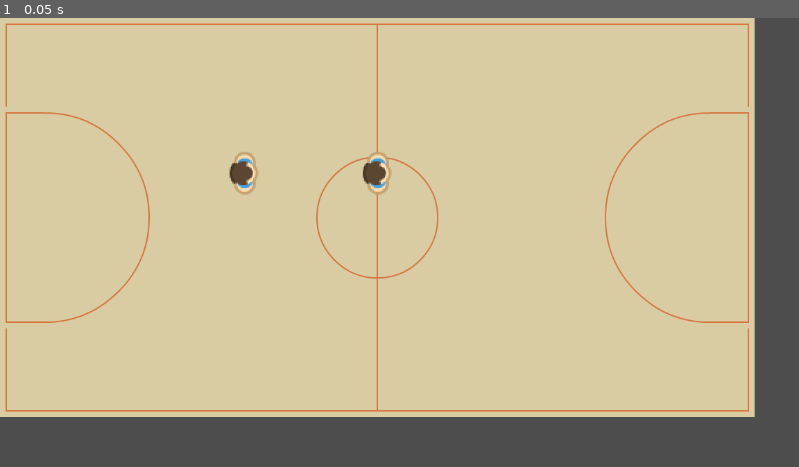
Above: before the commit, frame 1.
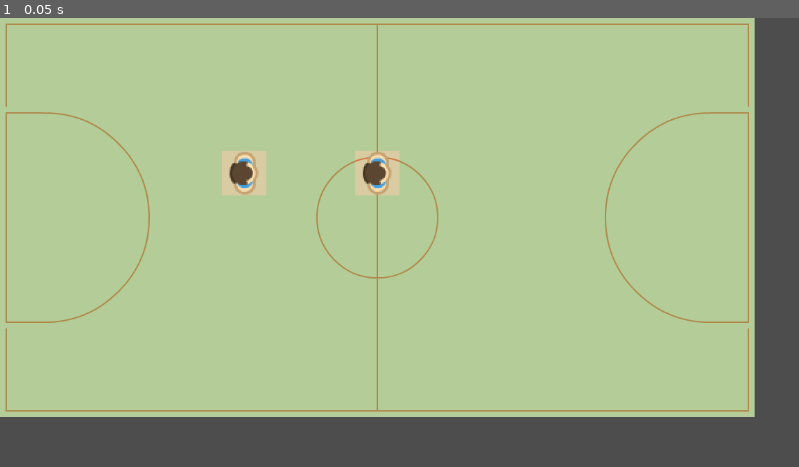
Above: after the commit, the same moment.

Repository: Cafeko/Basquete_RPG
Game: Godot game, scene res://Cenas/Main.tscn
Same seed, same stepped clock (60 frames per second), same inputs: the game is played once before the commit and once after it.
Inputs:
- Up to frame 1 (0.05 s): no input

The runs differ from the first frame. In frame 1, 83% of the frame differs, in the area x 0-95%, y 0-89%.

Commit message:
Projeto organizado e nova maquina de estados

Diff:
--- /dev/null
+++ b/Basquete_RPG_Godot/Cenas/Controlador.tscn
@@ -0,0 +1,27 @@
+[gd_scene load_steps=7 format=3 uid="uid://bfymvsxinjbns"]
+
+[ext_resource type="Script" path="res://Scripts/controlador.gd" id="1_0xusn"]
+[ext_resource type="Script" path="res://Scripts/Estados/maquina_estados.gd" id="2_1oy8w"]
+[ext_resource type="Script" path="res://Scripts/Estados/estado_seleciona_jogador.gd" id="3_1q2ex"]
+[ext_resource type="Script" path="res://Scripts/Estados/estado_escolhe_acao.gd" id="4_3sx0l"]
+[ext_resource type="Script" path="res://Scripts/Estados/estado_mover_jogador.gd" id="5_fcnjn"]
+[ext_resource type="Script" path="res://Scripts/Estados/estado_fazendo_acao.gd" id="6_b0dy8"]
+
+[node name="Controlador" type="Node2D"]
+script = ExtResource("1_0xusn")
+
+[node name="MaquinaEstados" type="Node" parent="." node_paths=PackedStringArray("primeiro_estado")]
+script = ExtResource("2_1oy8w")
+primeiro_estado = NodePath("SelecionaJogador")
+
+[node name="SelecionaJogador" type="Node" parent="MaquinaEstados"]
+script = ExtResource("3_1q2ex")
+
+[node name="EscolheAcao" type="Node" parent="MaquinaEstados"]
+script = ExtResource("4_3sx0l")
+
+[node name="MoverJogador" type="Node" parent="MaquinaEstados"]
+script = ExtResource("5_fcnjn")
+
+[node name="FazendoAcao" type="Node" parent="MaquinaEstados"]
+script = ExtResource("6_b0dy8")
--- a/Basquete_RPG_Godot/Cenas/Main.tscn
+++ b/Basquete_RPG_Godot/Cenas/Main.tscn
@@ -1,16 +1,13 @@
-[gd_scene load_steps=6 format=3 uid="uid://dovcj2aiyhwuk"]
+[gd_scene load_steps=5 format=3 uid="uid://dovcj2aiyhwuk"]
 
 [ext_resource type="PackedScene" uid="uid://mjyhv5fjm7fc" path="res://Cenas/Quadra.tscn" id="1_8wqro"]
-[ext_resource type="Script" path="res://Scripts/main.gd" id="1_abvwx"]
-[ext_resource type="Script" path="res://Scripts/controlador.gd" id="2_xs6dn"]
+[ext_resource type="PackedScene" uid="uid://bfymvsxinjbns" path="res://Cenas/Controlador.tscn" id="1_wjbi7"]
 [ext_resource type="PackedScene" uid="uid://brudnwsbxiwbb" path="res://Cenas/jogador.tscn" id="3_s0nbf"]
 [ext_resource type="PackedScene" uid="uid://cwfuoqq5vmp0g" path="res://Cenas/UI.tscn" id="5_en28u"]
 
 [node name="Main" type="Node"]
-script = ExtResource("1_abvwx")
 
-[node name="Controlador" type="Node2D" parent="."]
-script = ExtResource("2_xs6dn")
+[node name="Controlador" parent="." instance=ExtResource("1_wjbi7")]
 
 [node name="Quadra" parent="." instance=ExtResource("1_8wqro")]
 
--- a/Basquete_RPG_Godot/Cenas/Quadra.tscn
+++ b/Basquete_RPG_Godot/Cenas/Quadra.tscn
@@ -237,6 +237,5 @@
 layer_0/name = "Chao"
 layer_0/tile_data = PackedInt32Array(65537, 1, 0, 131073, 589825, 7, 196609, 1, 0, 262145, 1, 0, 327681, 1, 0, 393217,  …(2355 unchanged characters)…
 layer_1/name = "Navegacao"
-layer_1/enabled = false
 layer_1/modulate = Color(1, 1, 1, 0.223529)
 layer_1/tile_data = PackedInt32Array()
--- a/Basquete_RPG_Godot/Cenas/jogador.tscn
+++ b/Basquete_RPG_Godot/Cenas/jogador.tscn
@@ -1,8 +1,10 @@
-[gd_scene load_steps=5 format=3 uid="uid://brudnwsbxiwbb"]
+[gd_scene load_steps=7 format=3 uid="uid://brudnwsbxiwbb"]
 
 [ext_resource type="Texture2D" uid="uid://kvxxsjm5j4jb" path="res://Assets/PNG/Blue/characterBlue (8).png" id="1_5q6r0"]
 [ext_resource type="Script" path="res://Scripts/jogador.gd" id="1_8s316"]
-[ext_resource type="Script" path="res://Scripts/acao_mover.gd" id="3_bopac"]
+[ext_resource type="Script" path="res://Scripts/Acoes/acoes.gd" id="3_b3cyp"]
+[ext_resource type="Script" path="res://Scripts/Acoes/acao.gd" id="4_p5qyd"]
+[ext_resource type="Script" path="res://Scripts/Acoes/acao_mover.gd" id="5_a256m"]
 
 [sub_resource type="RectangleShape2D" id="RectangleShape2D_laouc"]
 size = Vector2(64, 64)
@@ -17,7 +19,14 @@
 scale = Vector2(2, 2)
 texture = ExtResource("1_5q6r0")
 
-[node name="Mover" type="Node" parent="." node_paths=PackedStringArray("corpo")]
-script = ExtResource("3_bopac")
-corpo = NodePath("..")
+[node name="Acoes" type="Node" parent="." node_paths=PackedStringArray("primeira_acao")]
+script = ExtResource("3_b3cyp")
+primeira_acao = NodePath("Parado")
+
+[node name="Parado" type="Node" parent="Acoes"]
+script = ExtResource("4_p5qyd")
+
+[node name="Mover" type="Node" parent="Acoes" node_paths=PackedStringArray("corpo")]
+script = ExtResource("5_a256m")
+corpo = NodePath("../..")
 velocidade = 150.0
--- /dev/null
+++ b/Basquete_RPG_Godot/Scripts/Acoes/acao.gd
@@ -0,0 +1,19 @@
+# -<acao>----------------------------------------------------------------------------------------- #
+# Usado como base para criar as ações; não faz nada sozinho.
+# ------------------------------------------------------------------------------------------------ #
+extends Node
+class_name Acao
+
+signal fim
+
+# Usado para preparar a ação antes de começar a executar ela.
+func faze_de_preparacao(_info : Array):
+	pass
+
+# Usado para fazer a ação acontecer (é chamado constantemente).
+func executando(_delta):
+	pass
+
+# Usado pra após o fim da ação para resetar as variaveis.
+func Finalizacao():
+	pass
--- /dev/null
+++ b/Basquete_RPG_Godot/Scripts/Acoes/acao_mover.gd
@@ -0,0 +1,45 @@
+# -<acao_mover>----------------------------------------------------------------------------------- #
+# Move o corpo por um caminho que foi passado na faze_de_preparacao.
+# ------------------------------------------------------------------------------------------------ #
+extends Acao
+
+# Variaveis:
+# - Necessarias
+@export var corpo : Jogador
+var caminho : Array[Vector2i]
+
+# - Internas
+@export var velocidade : float = 100
+var proximo_tile : Vector2i
+var proxima_cord : Vector2
+var deu_passo : bool = true
+
+# Usado para preparar a ação antes de começar a executar ela.
+func faze_de_preparacao(info : Array):
+	# Recebe o caminho que deve seguir.
+	caminho = info[0]
+
+# Usado para fazer a ação acontecer (é chamado constantemente).
+func executando(delta):
+	if not caminho.is_empty():
+		# Se tiver chegado em um tile, vai pegar a cordenada global do proximo tile.
+		if deu_passo:
+			deu_passo = false
+			proximo_tile = caminho.front()
+			proxima_cord = Global.quadra.tile_para_cord(proximo_tile)
+		# Move o corpo para a proxima cordenada.
+		corpo.global_position = corpo.global_position.move_toward(proxima_cord, delta * velocidade)
+		# Quando o corpo chegar na proxima cordenada remove o tile do caminho.
+		if corpo.global_position == proxima_cord:
+			deu_passo = true
+			caminho.pop_front()
+	# Quando não tiver mais nada no caminho emite o sinal "fim".
+	else:
+		fim.emit()
+
+# Usado pra após o fim da ação para resetar as variaveis.
+func finalizacao():
+	caminho = []
+	proximo_tile = Vector2i.ZERO
+	proxima_cord = Vector2 .ZERO
+	deu_passo = true
--- /dev/null
+++ b/Basquete_RPG_Godot/Scripts/Acoes/acoes.gd
@@ -0,0 +1,21 @@
+# -<acoes>---------------------------------------------------------------------------------------- #
+# Nó que contem as ações, guardando elas em um dicionario.
+# ------------------------------------------------------------------------------------------------ #
+extends Node
+
+@export var primeira_acao : Acao
+
+var acoes_dict : Dictionary
+
+func _ready():
+	# Pega todos os filhos que são "Acao" e coloca eles em um dicionario onde a chave é seu nome.
+	for acao in get_children():
+		if acao is Acao:
+			var nome = acao.name
+			acoes_dict[nome] = acao
+
+func get_primeira_acao():
+	return primeira_acao
+
+func get_acoes_dict():
+	return acoes_dict
--- /dev/null
+++ b/Basquete_RPG_Godot/Scripts/Estados/estado.gd
@@ -0,0 +1,23 @@
+# -<estado>--------------------------------------------------------------------------------------- #
+# Base para criar um estado; não faz nada sozinho.
+# ------------------------------------------------------------------------------------------------ #
+extends Node
+class_name Estado
+
+signal muda_estado
+
+# Executada quando o controlador for inicializado.
+func controlador_pronto():
+	pass
+
+# Executado quando entra no estado.
+func entrando():
+	pass
+
+# Executando enquanto está no estado.
+func executando():
+	pass
+
+# Executado ao sair do estado
+func saindo():
+	pass
--- /dev/null
+++ b/Basquete_RPG_Godot/Scripts/Estados/estado_escolhe_acao.gd
@@ -0,0 +1,20 @@
+extends Estado
+
+# Executada quando o controlador for inicializado.
+func controlador_pronto():
+	Global.acao_escolhida.connect(on_acao_escolhida)
+
+# Executado quando entra no estado.
+func entrando():
+	# Deixa o menu de escolher ação visivel.
+	Global.ui.visible = true
+
+# Executado ao sair do estado
+func saindo():
+	# Deixa o menu de escolher ação invisivel.
+	Global.ui.visible = false
+
+# Muda o estado de acordo com a ação escolhida no menu de ações.
+func on_acao_escolhida(acao : String):
+	if acao == "Mover":
+		muda_estado.emit(self.name, "MoverJogador")
--- /dev/null
+++ b/Basquete_RPG_Godot/Scripts/Estados/estado_fazendo_acao.gd
@@ -0,0 +1,8 @@
+extends Estado
+
+# Executada quando o controlador for inicializado.
+func controlador_pronto():
+	Global.controlador.acabou_acao.connect(on_acabou_acao)
+
+func on_acabou_acao():
+	muda_estado.emit(self.name, "SelecionaJogador")
--- /dev/null
+++ b/Basquete_RPG_Godot/Scripts/Estados/estado_mover_jogador.gd
@@ -0,0 +1,13 @@
+extends Estado
+
+# Executando enquanto está no estado.
+func executando():
+	# Ao precionar o botão esquerdo do mouse: Cria um caminho entre o jogador_selecionado e o tile
+	# que estava na posição do mouse e faz o jogador começar a percorrer esse caminho.
+	if Input.is_action_just_pressed("mouse_esq"):
+		var posicao_mouse = Global.controlador.get_global_mouse_position()
+		var jogador = Global.controlador.get_jogador_selecionado()
+		var caminho = Global.quadra.cria_caminho(jogador.global_position, posicao_mouse)
+		Global.controlador.conectar_acao_fim()
+		jogador.comeca_mover(caminho)
+		muda_estado.emit(self.name, "FazendoAcao")
--- /dev/null
+++ b/Basquete_RPG_Godot/Scripts/Estados/estado_seleciona_jogador.gd
@@ -0,0 +1,12 @@
+extends Estado
+
+# Executando enquanto está no estado.
+func executando():
+	# Ao precionar o botão esquerdo do mouse: verifica se tem um Jogador na posição global do mouse
+	# muda o estado para ESCOLHE_ACAO se sim.
+	if Input.is_action_just_pressed("mouse_esq"):
+		var posicao_mouse = Global.controlador.get_global_mouse_position()
+		var corpo = Global.controlador.verifica_ponto(posicao_mouse)
+		if corpo != null:
+			Global.controlador.set_jogador_selecionado(corpo)
+			muda_estado.emit(self.name, "EscolheAcao")
--- /dev/null
+++ b/Basquete_RPG_Godot/Scripts/Estados/maquina_estados.gd
@@ -0,0 +1,41 @@
+# -<maquina_estados>------------------------------------------------------------------------------ #
+# Guarda e gerencia os estados do jogo, fazendo a mudança de estado e executando o estado atual.
+# ------------------------------------------------------------------------------------------------ #
+extends Node
+
+@export var primeiro_estado : Estado
+
+var estados_dict : Dictionary
+var estado_atual : Estado
+
+func _ready():
+	# Adiciona os estados em um dicionario de estado para serem acessados pelo nome.
+	for estado in get_children():
+		if estado is Estado:
+			estados_dict[estado.name] = estado
+			estado.muda_estado.connect(on_muda_estado)
+	# Coloca o primeiro estado como o estado atual.
+	estado_atual = primeiro_estado
+
+func _process(delta):
+	# Fica executando o estado atual.
+	estado_atual.executando()
+
+# Muda o estado atual para um novo estado.
+func on_muda_estado(estado_nome : String, novo_estado_nome : String):
+	# Verifica se o estado que emitiu o sinal é o estado atual.
+	if estado_atual.name != estado_nome:
+		return
+	# Verifica se o novo estado existe.
+	if not novo_estado_nome in estados_dict.keys():
+		return
+	var novo_estado = estados_dict[novo_estado_nome]
+	# Faz a transição entre os estados.
+	estado_atual.saindo()
+	novo_estado.entrando()
+	estado_atual = novo_estado
+
+# Executa a função controlador pronto para todos os estados.
+func executar_controlador_pronto():
+	for estado in estados_dict.values():
+		estado.controlador_pronto()
--- a/Basquete_RPG_Godot/Scripts/acao.gd
+++ /dev/null
@@ -1,11 +0,0 @@
-extends Node
-class_name Acao
-
-func faze_de_preparacao(_info : Array):
-	pass
-
-func executando(_delta):
-	pass
-
-func Finalizacao():
-	pass
--- a/Basquete_RPG_Godot/Scripts/acao_mover.gd
+++ /dev/null
@@ -1,28 +0,0 @@
-extends Acao
-
-@export var corpo : Jogador
-@export var velocidade : float = 1
-
-var caminho : Array[Vector2i]
-var proximo_tile : Vector2i
-var proxima_cord : Vector2
-
-signal fim
-
-func faze_de_preparacao(info : Array):
-	caminho = info[0]
-
-func executando(delta):
-	if not caminho.is_empty():
-		proximo_tile = caminho.front()
-		proxima_cord = Global.quadra.tile_para_cord(proximo_tile)
-		corpo.global_position = corpo.global_position.move_toward(proxima_cord, delta * velocidade)
-		if corpo.global_position == proxima_cord:
-			caminho.pop_front()
-	else:
-		fim.emit()
-
-func finalizacao():
-	caminho = []
-	proximo_tile = Vector2i.ZERO
-	proxima_cord = Vector2 .ZERO
--- a/Basquete_RPG_Godot/Scripts/controlador.gd
+++ b/Basquete_RPG_Godot/Scripts/controlador.gd
@@ -1,25 +1,19 @@
+# -<ucontrolador>--------------------------------------------------------------------------------- #
+# Gerencia os estados do jogo e trata os inputs do usuario.
+# ------------------------------------------------------------------------------------------------ #
 extends Node2D
 
-var estado_atual : int
+@onready var maquina_estados = $MaquinaEstados
+
 var jogador_selecionado = null
 
-enum estados{SELECIONAR_JOGADOR, ESCOLHE_ACAO, MOVER_JOGADOR, ESPERA_ACAO}
+signal acabou_acao
 
 func _ready():
 	Global.controlador = self
-	estado_atual = estados.SELECIONAR_JOGADOR
+	maquina_estados.executar_controlador_pronto()
 
-func _physics_process(_delta):
-	match estado_atual:
-		estados.SELECIONAR_JOGADOR:
-			estado_seleciona_jogador()
-		estados.ESCOLHE_ACAO:
-			estado_escolhe_acao()
-		estados.MOVER_JOGADOR:
-			estado_mover_jogador()
-		estados.ESPERA_ACAO:
-			pass
-
+# Verifica se em um ponto/cordenada especifica tem algum corpo, o retornando se sim.
 func verifica_ponto(ponto : Vector2):
 	var space = get_world_2d().direct_space_state
 	var ponto_fisico : PhysicsPointQueryParameters2D = PhysicsPointQueryParameters2D.new()
@@ -31,25 +25,16 @@
 	else:
 		return null
 
-func estado_seleciona_jogador():
-	if Input.is_action_just_pressed("mouse_esq"):
-		var posicao_mouse = get_global_mouse_position()
-		jogador_selecionado = verifica_ponto(posicao_mouse)
-		if jogador_selecionado != null:
-			estado_atual = estados.ESCOLHE_ACAO
+func set_jogador_selecionado(jogador : Jogador):
+	jogador_selecionado = jogador
 
-func estado_escolhe_acao():
-	Global.ui.visible = true
+func get_jogador_selecionado():
+	return jogador_selecionado
 
-func estado_mover_jogador():
-	Global.ui.visible = false
-	if Input.is_action_just_pressed("mouse_esq"):
-		var posicao_mouse = get_global_mouse_position()
-		var caminho = Global.quadra.cria_caminho(jogador_selecionado.global_position, posicao_mouse)
-		jogador_selecionado.acao_fim.connect(on_acao_fim)
-		jogador_selecionado.comeca_mover(caminho)
-		estado_atual = estados.ESPERA_ACAO
+func conectar_acao_fim():
+	jogador_selecionado.acao_fim.connect(on_acao_fim)
 
+# Quando receber um sinal de que a ação acabou: desconecta o sinal e muda o estado atual.
 func on_acao_fim():
 	jogador_selecionado.acao_fim.disconnect(on_acao_fim)
-	estado_atual = estados.SELECIONAR_JOGADOR
+	acabou_acao.emit()
--- a/Basquete_RPG_Godot/Scripts/global.gd
+++ b/Basquete_RPG_Godot/Scripts/global.gd
@@ -1,5 +1,11 @@
+# -<global>--------------------------------------------------------------------------------------- #
+# Pode ser acessado por qualquer script, deixa mais facil de pegar a referencia de um script,
+# facilitando na comunicação entre eles.
+# ------------------------------------------------------------------------------------------------ #
 extends Node
 
 var controlador
 var quadra : Quadra
 var ui
+
+signal acao_escolhida
--- a/Basquete_RPG_Godot/Scripts/jogador.gd
+++ b/Basquete_RPG_Godot/Scripts/jogador.gd
@@ -1,29 +1,46 @@
+# -<jogador>-------------------------------------------------------------------------------------- #
+# Jogador controlado pelo player, faz as ações no jogo.
+# ------------------------------------------------------------------------------------------------ #
 extends CharacterBody2D
 class_name Jogador
 
-@onready var mover = $Mover
-
-var acao_atual = null
+var acoes : Dictionary
+var acao_atual : Acao = null
 
 signal acao_fim
 
 func _ready():
+	# Centraliza o jogador no tile.
+	self.global_position = Global.quadra.cordenada_centralizada(self.global_position)
+	# Deixa o tile que está como não navegavel.
 	var tile = Global.quadra.cord_para_tile(self.global_position)
 	Global.quadra.set_tile_nao_navegavel(tile)
-	self.global_position = Global.quadra.tile_para_cord(tile)
-	mover.fim.connect(fim_mover)
+	# Ações
+	acao_atual = get_node("Acoes").get_primeira_acao()
+	acoes = get_node("Acoes").get_acoes_dict()
+	# Conecta o sinal de fim.
+	acoes["Mover"].fim.connect(fim_mover)
 
 func _physics_process(delta):
-	if acao_atual != null:
-		acao_atual.executando(delta)
+	# Fica executando constantemente a ação atual.
+	acao_atual.executando(delta)
 
+# Começa a ação de Mover.
 func comeca_mover(caminho : Array[Vector2i]):
-	Global.quadra.set_tile_navegavel(Global.quadra.cord_para_tile(self.global_position))
-	acao_atual = mover
+	# Deixa o tile em que está no inicio do movimento como navegavel.
+	var tile_atual = Global.quadra.cord_para_tile(self.global_position)
+	Global.quadra.set_tile_navegavel(tile_atual)
+	# Prepara a acao_atual para ser a ação de "Mover".
+	acao_atual = acoes["Mover"]
 	acao_atual.faze_de_preparacao([caminho])
 
+# Dá um fim a ação de mover.
 func fim_mover():
-	Global.quadra.set_tile_nao_navegavel(Global.quadra.cord_para_tile(self.global_position))
+	# Deixa o tile em que está no fim do movimento como não navegavel.
+	var tile = Global.quadra.cord_para_tile(self.global_position)
+	Global.quadra.set_tile_nao_navegavel(tile)
+	# Finaliza a acao_atual e muda ela para a ação "Parado".
 	acao_atual.finalizacao()
-	acao_atual = null
+	acao_atual = acoes["Parado"]
+	# Emite um sinal informando que a ação acabou.
 	acao_fim.emit()
--- a/Basquete_RPG_Godot/Scripts/main.gd
+++ /dev/null
@@ -1 +0,0 @@
-extends Node
--- a/Basquete_RPG_Godot/Scripts/quadra.gd
+++ b/Basquete_RPG_Godot/Scripts/quadra.gd
@@ -1,3 +1,7 @@
+# -<quadra>--------------------------------------------------------------------------------------- #
+# Contem o cenario da quadra e o AStarGrid2d que serve para a navegação dos personagens.
+# Usado para pegar cordenadas no cenario e para usar/controlar a navegação.
+# ------------------------------------------------------------------------------------------------ #
 extends Node2D
 class_name Quadra
 
@@ -12,11 +16,13 @@
 	cria_astar_grid()
 	prepara_navegacao()
 
+# Coloca os IDs das layers do tilemap em um dicionario, para poderem ser acessado pelo seu nome.
 func set_layers_id_dict():
 	for l in tilemap.get_layers_count():
 		var nome = tilemap.get_layer_name(l)
 		layers_id[nome] = l
 
+# Cria o AStarGrid2D.
 func cria_astar_grid():
 	astar_grid = AStarGrid2D.new()
 	astar_grid.region = tilemap.get_used_rect()
@@ -24,36 +30,55 @@
 	astar_grid.diagonal_mode = astar_grid.DIAGONAL_MODE_NEVER
 	astar_grid.update()
 
+# Atualiza a navegação em um tile;
+# Se o tile estiver vazio na layer "Navegação" ele é considerado não navegavel.
 func atualiza_navegacao_tile(tile : Vector2i):
 	var tile_data = tilemap.get_cell_tile_data(layers_id["Navegacao"], tile)
 	astar_grid.set_point_solid(tile, (tile_data == null))
 
+# Cria a navegaçãocom base nos tiles no tilemap.
 func prepara_navegacao():
+	# Pega as informações do tilemap.
 	var pos_inicial = tilemap.get_used_rect().position
 	var tamanho = tilemap.get_used_rect().size
+	# Percorre todos os tiles no tilemap.
 	for x in tamanho.x:
 		for y in tamanho.y:
 			var tile = Vector2i(x + pos_inicial.x, y + pos_inicial.y)
+			# Pega os dados dos tiles na layer "Chao".
 			var tile_data = tilemap.get_cell_tile_data(layers_id["Chao"], tile)
+			# Se tiver um tile na layer "Chao" ele é considerado navegavel.
 			if tile_data != null:
 				set_tile_navegavel(tile)
+			# Se não tiver um tile na layer "Chao" (tile_data == null) ele é considerado não navegavel.
 			else:
 				set_tile_nao_navegavel(tile)
 
+# Coloca um tile na layer "Navegacao" o transformando em um tile navegavel.
 func set_tile_navegavel(tile : Vector2i):
 	tilemap.set_cell(layers_id["Navegacao"], tile, 2, Vector2i(0, 0))
 	atualiza_navegacao_tile(tile)
 
+# Remove um tile na layer "Navegacao" o transformando em um tile não navegavel.
 func set_tile_nao_navegavel(tile : Vector2i):
 	tilemap.erase_cell(layers_id["Navegacao"], tile)
 	atualiza_navegacao_tile(tile)
 
+# Transforma as cordenadas do tilemap em uma cordenada global.
 func tile_para_cord(tile : Vector2i):
 	return tilemap.map_to_local(tile)
 
+# Transforma uma cordenada global na cordenada de um tile no tilemap.
 func cord_para_tile(cord : Vector2):
 	return tilemap.local_to_map(cord)
 
+# Pega uma cordenada global e retorna uma cordenada centrlizada no tile em que ela está.
+func cordenada_centralizada(cord : Vector2):
+	var tile = cord_para_tile(cord)
+	return tile_para_cord(tile)
+	pass
+
+# Cria o caminho de tiles a ser percorido para ir de uma cordenada a outra.
 func cria_caminho(de : Vector2, para : Vector2):
 	var inicio = cord_para_tile(de)
 	var fim = cord_para_tile(para)
--- a/Basquete_RPG_Godot/Scripts/ui.gd
+++ b/Basquete_RPG_Godot/Scripts/ui.gd
@@ -1,8 +1,12 @@
+# -<ui>------------------------------------------------------------------------------------------- #
+# Gerencia a interface de usuario.
+# ------------------------------------------------------------------------------------------------ #
 extends Control
 
 func _ready():
 	Global.ui = self
 	visible = false
 
+# Quando o botão for precionado muda o estado para a ação relacionada a esse botão.
 func on_button_up():
-	Global.controlador.estado_atual = Global.controlador.estados.MOVER_JOGADOR
+	Global.acao_escolhida.emit("Mover")
